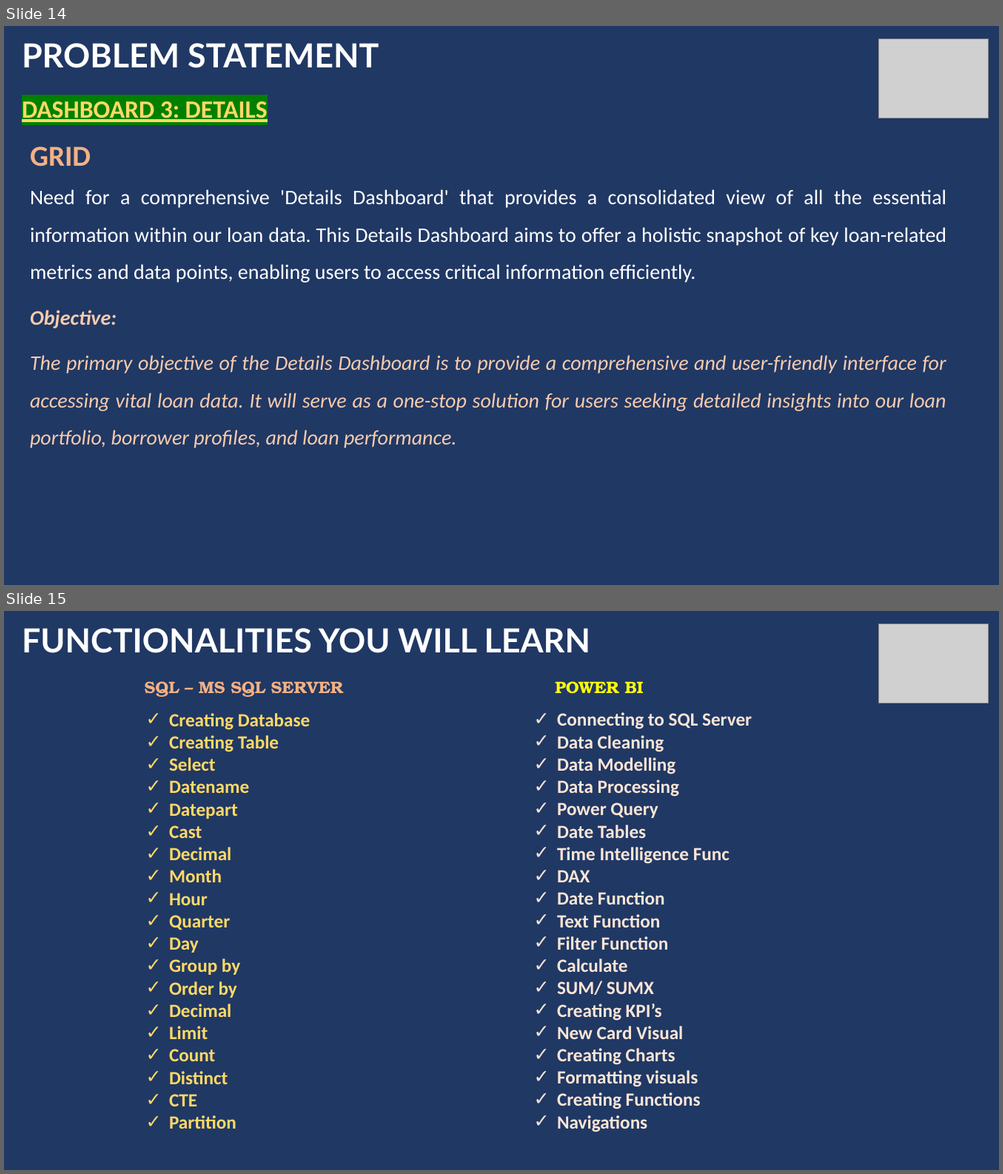
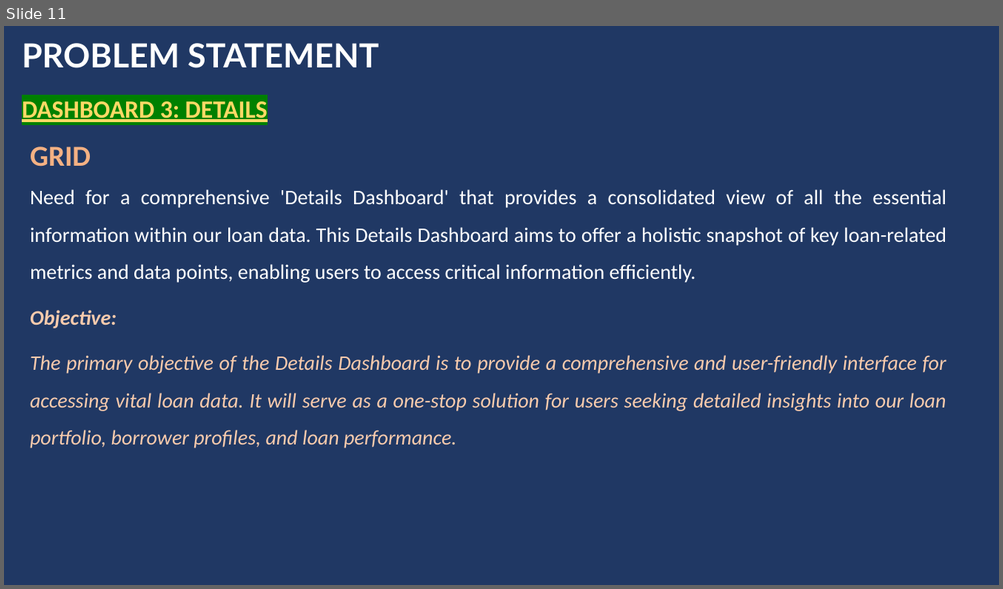
Before and after one commit to yashvskothari/Loan_Analysis_Dashboard, a slide deck: Bank Loan PPT Power BI.pptx. Shown one above the other, each under a label of ours: slides 14 and 15 before the commit, slide 11 after it. The pictures are 1003x1174 and 1003x589 pixels, drawn with LibreOffice and Linux fonts; fonts in the diff are those of the drawing; grey boxes stand for pictures. Boxes give left, top, right and bottom in pixels: in the first picture for what was removed or moved away, otherwise in the second. Text is boxed around its words. In the diff, an @@ line names an element or a change of style, - is before the commit and + after.

```diff
--- a/Bank Loan PPT Power BI.pptx
+++ b/Bank Loan PPT Power BI.pptx
@@ slide 15 removed at (4, 611, 999, 1170), background #203864 @@
@@ text removed at (22, 628, 590, 653) @@
-FUNCTIONALITIES YOU WILL LEARN
@@ picture removed at (879, 624, 989, 703) @@
@@ text removed at (145, 681, 344, 697) @@
-SQL – MS SQL SERVER
@@ text removed at (555, 681, 643, 694) @@
-POWER BI
@@ text removed at (169, 713, 310, 1129) @@
-✓ Creating Database
-✓ Creating Table
-✓ Select
-✓ Datename
-✓ Datepart
-✓ Cast
-✓ Decimal
-✓ Month
-✓ Hour
-✓ Quarter
-✓ Day
-✓ Group by
-✓ Order by
-✓ Decimal
-✓ Limit
-✓ Count
-✓ Distinct
-✓ CTE
-✓ Partition
@@ text removed at (557, 712, 751, 1133) @@
-✓ Connecting to SQL Server
-✓ Data Cleaning
-✓ Data Modelling
-✓ Data Processing
-✓ Power Query
-✓ Date Tables
-✓ Time Intelligence Func
-✓ DAX
-✓ Date Function
-✓ Text Function
-✓ Filter Function
-✓ Calculate
-✓ SUM/ SUMX
-✓ Creating KPI’s
-✓ New Card Visual
-✓ Creating Charts
-✓ Formatting visuals
-✓ Creating Functions
-✓ Navigations
@@ what was slide 14 is now slide 11 @@
@@ slide 11 changed as well @@
@@ picture removed at (879, 39, 989, 118) @@
```
Also in this commit, not shown: 7 other slides changed, 3 slides added, 8 other slides removed, 3 other files.
